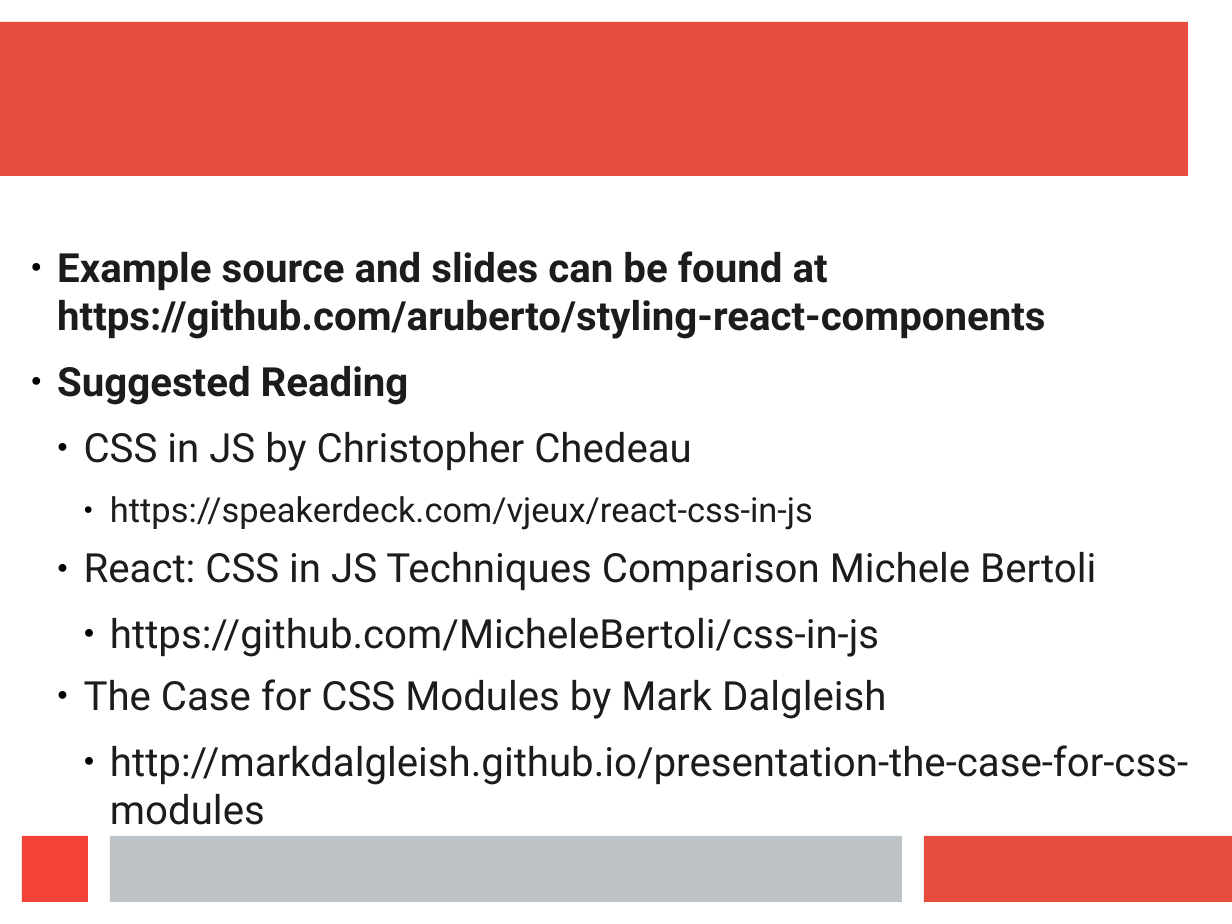
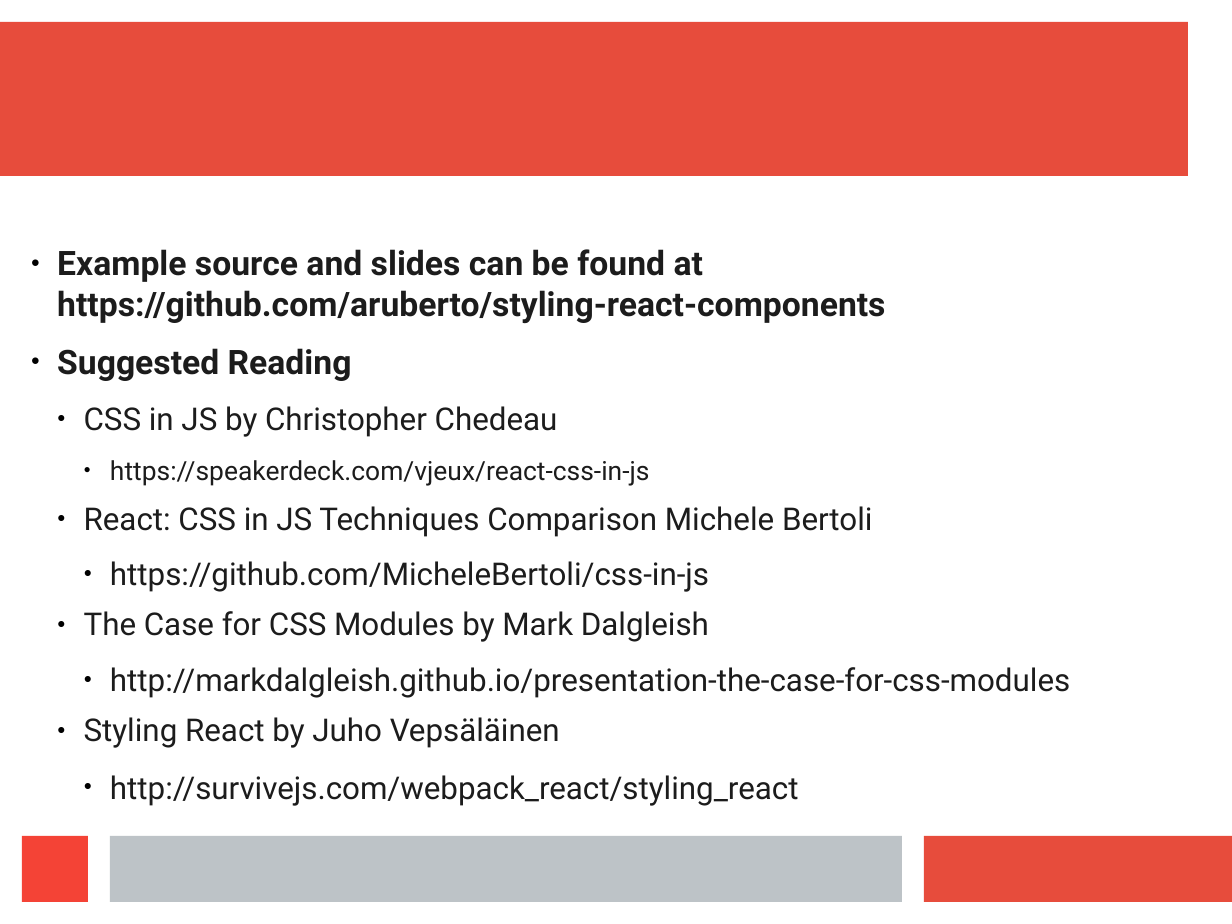
Before and after one commit to aruberto/styling-javascript-components, a slide deck: slide 28 of styling_react_components.odp. Drawn at 1232x924 pixels with LibreOffice and Linux fonts; fonts in the diff are those of the drawing. Boxes give left, top, right and bottom in pixels: in the first picture for what was removed or moved away, otherwise in the second. Text is boxed around its words. In the diff, an @@ line names an element or a change of style, - is before the commit and + after.

Commit message:
update slides

```diff
--- a/styling_react_components.odp
+++ b/styling_react_components.odp
@@ text at (57,249,1070,698): size 25.9 to 21.7 pt in "Example source and slides can be found ...", "Suggested Reading"; size 25.9 to 20.1 pt in "CSS in JS by Christopher Chedeau", "React: CSS in JS Techniques Comparison Michele ...", "https://github.com/MicheleBertoli/css-in-js", "The Case for CSS Modules by Mark ..." and 1 more places; size 22.2 to 17.1 pt in "https://speakerdeck.com/vjeux/react-css-in-js" @@
@@ text at (84,717,799,806): paragraphs added @@
+  ● Styling React by Juho Vepsäläinen
+    ● http://survivejs.com/webpack_react/styling_react
```
